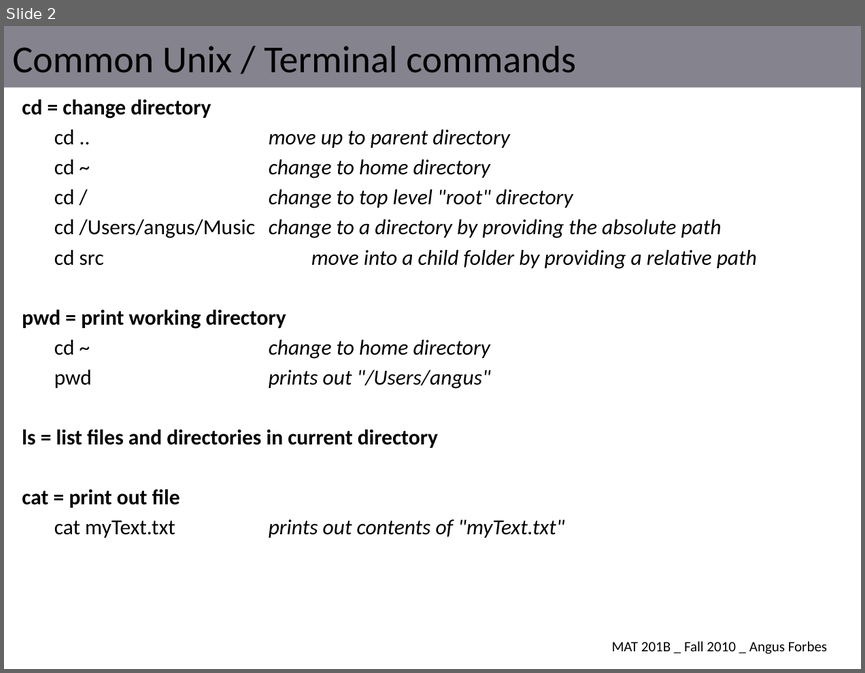
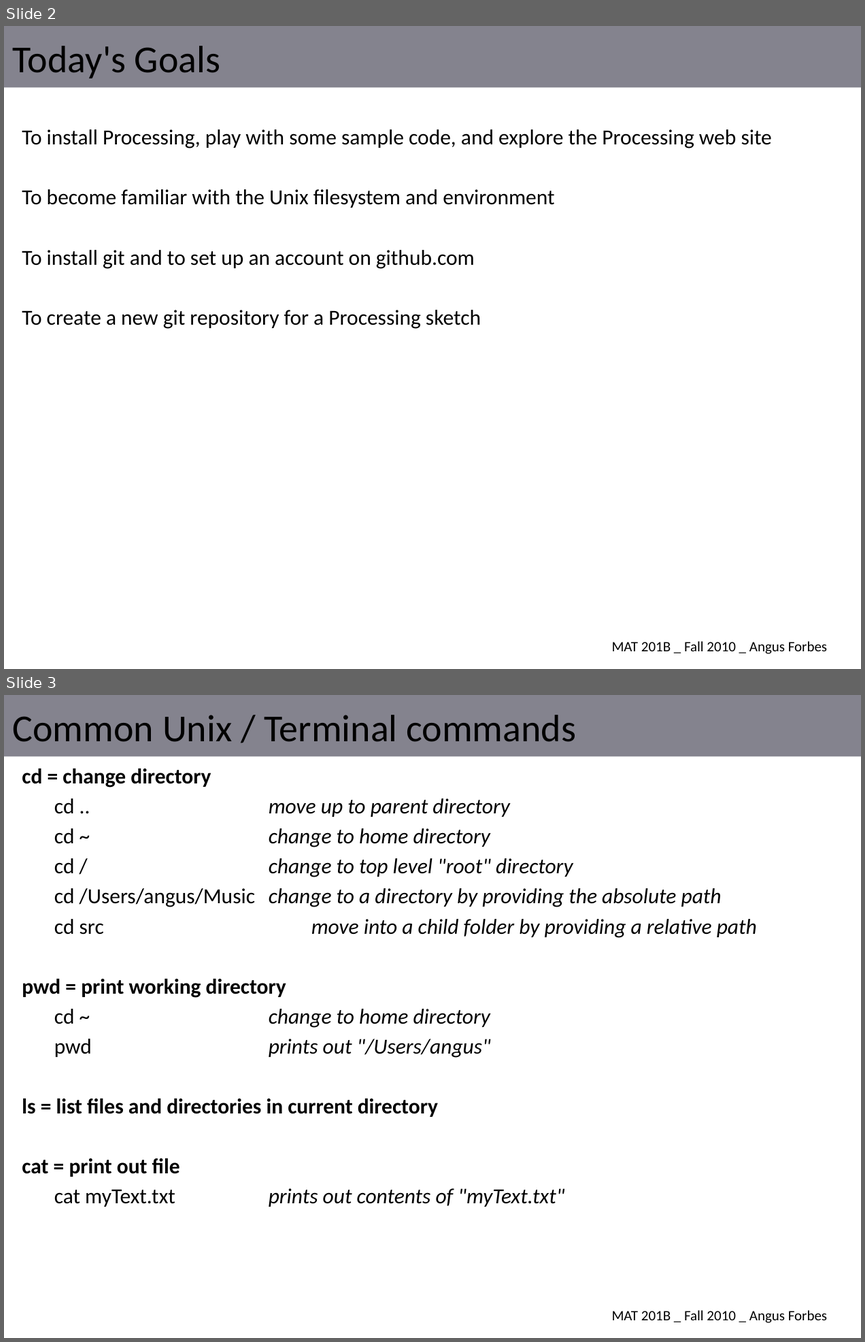
Before and after one commit to angusforbes/mat201b, a slide deck: slides/week1_thurs.pptx. Shown one above the other, each under a label of ours: slide 2 before the commit, slides 2 and 3 after it. The pictures are 865x673 and 865x1342 pixels, drawn with LibreOffice and Linux fonts; fonts in the diff are those of the drawing. Boxes give left, top, right and bottom in pixels: in the first picture for what was removed or moved away, otherwise in the second. Text is boxed around its words. In the diff, an @@ line names an element or a change of style, - is before the commit and + after.

```diff
--- a/slides/week1_thurs.pptx
+++ b/slides/week1_thurs.pptx
@@ slide 2 added at (x1=4, y1=26, x2=861, y2=669), background #FFFFFF; not listed: 2 template elements that a slide beside it also shows @@
@@ title added at (x1=13, y1=46, x2=220, y2=78), 32 pt, text #000000 @@
+Today's Goals
@@ text added at (x1=22, y1=129, x2=772, y2=329), 18 pt, text #000000 @@
+To install Processing, play with some sample code, and explore the Processing web site
+To become familiar with the Unix filesystem and environment
+To install git and to set up an account on github.com
+To create a new git repository for a Processing sketch
@@ what was slide 2 is now slide 3 @@
```
Also in this commit, not shown: 1 other slide added, 1 slide removed.
